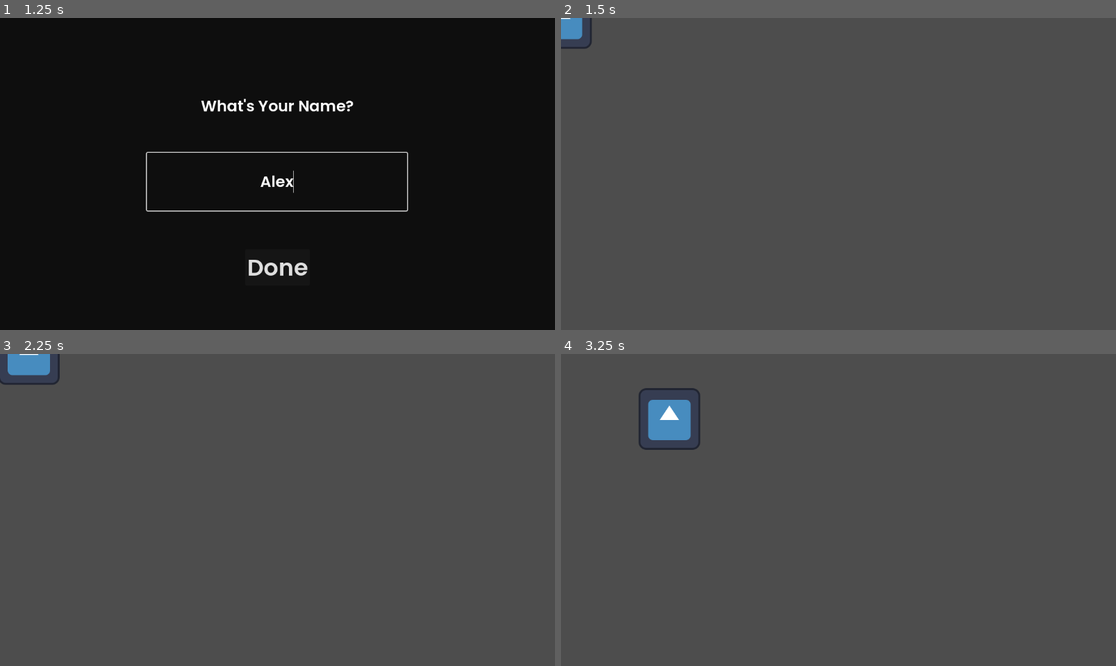
Above: before the commit, frames 1-4 (two rows, left to right).
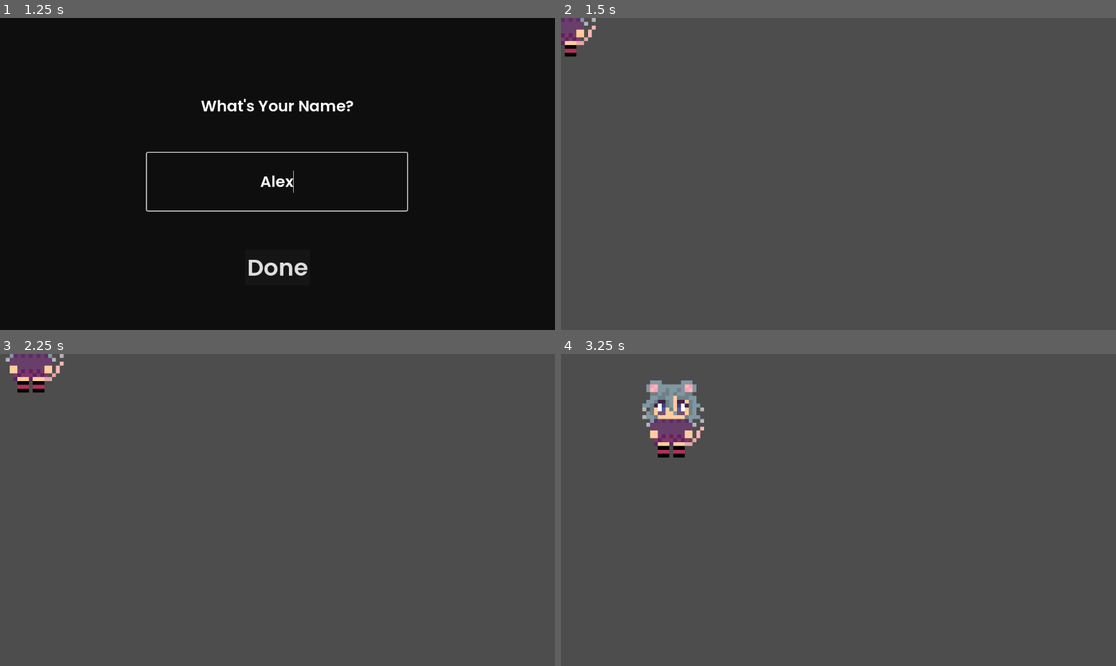
Above: after the commit, the same moments.

Repository: FlameDrone/Debauchery-Game
Game: Godot game, scene res://Scenes/Name_Scene.tscn
The game is run twice, just before and just after one commit, with the same random seed, the same clock (stepped at 60 frames per second) and the same inputs. The engine's default icon, where the game draws it, is replaced by a stand-in: a white triangle on a blue panel in a dark square.
Inputs (mouse positions are in pixels of both pictures, inside the frame that each line leads up to):
- Up to frame 1 (1.25 s): click (277, 180) at 0.52 s; type "Alex" at 0.6 s
- Up to frame 2 (1.5 s): click "Done" at 1.25 s
- Up to frame 3 (2.25 s): tap Enter at 2 s; hold Right (ui_right) from 2.03 s (still down)
- Up to frame 4 (3.25 s): release Right (ui_right) at 2.78 s; hold Down (ui_down) from 2.78 s (still down)

Frame 1 is identical in both runs. In frame 2, 0.5% of the frame differs, in the area x 0-7%, y 0-13%; in frame 3, 1.0%; in frame 4, 2.2%, in the area x 14-26%, y 8-34%.

Commit message:
Mouse Girl added

Diff:
--- a/debauchery-game/Scenes/Test_Scene.tscn
+++ b/debauchery-game/Scenes/Test_Scene.tscn
@@ -1,18 +1,19 @@
 [gd_scene load_steps=4 format=3 uid="uid://cdsgbvx03ycf6"]
 
 [ext_resource type="Script" path="res://Code/Test_Scene_Code/Character_Movement.gd" id="1_qmnno"]
-[ext_resource type="Texture2D" uid="uid://cogtbfbblacl5" path="res://Textures/Character/icon.svg" id="2_d4ijf"]
+[ext_resource type="Texture2D" uid="uid://cmtkc4s3n5yee" path="res://Textures/Character/Mouse_girl.png" id="2_qexao"]
 
-[sub_resource type="RectangleShape2D" id="RectangleShape2D_oegf2"]
-size = Vector2(120, 120)
+[sub_resource type="CapsuleShape2D" id="CapsuleShape2D_2x6al"]
 
 [node name="TestScene" type="Node2D"]
 
 [node name="CharacterBody2D" type="CharacterBody2D" parent="."]
 script = ExtResource("1_qmnno")
 
-[node name="Icon" type="Sprite2D" parent="CharacterBody2D"]
-texture = ExtResource("2_d4ijf")
+[node name="CollisionShape2D" type="CollisionShape2D" parent="CharacterBody2D"]
+scale = Vector2(5, 5.5)
+shape = SubResource("CapsuleShape2D_2x6al")
 
-[node name="CollisionShape2D" type="CollisionShape2D" parent="CharacterBody2D"]
-shape = SubResource("RectangleShape2D_oegf2")
+[node name="Sprite2D" type="Sprite2D" parent="CharacterBody2D"]
+scale = Vector2(0.5, 0.5)
+texture = ExtResource("2_qexao")
Binary file added: debauchery-game/Textures/Character/Mouse_girl.png
Not shown, added: debauchery-game/Textures/Character/Mouse_girl.png.import
